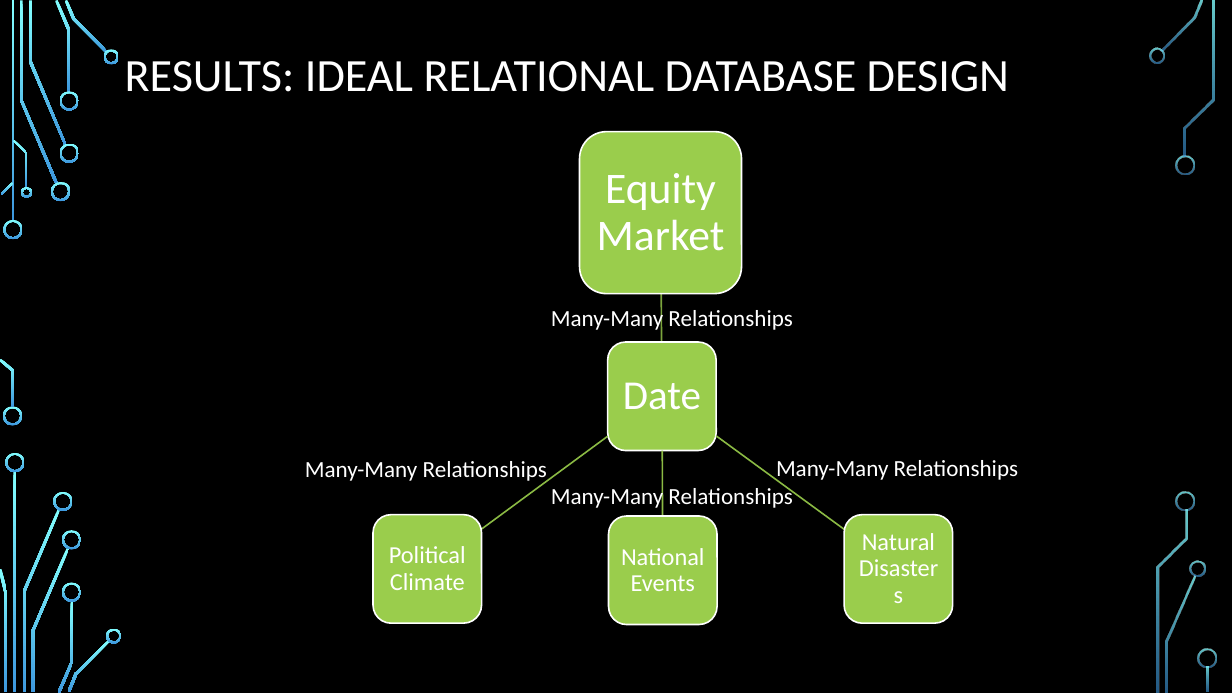
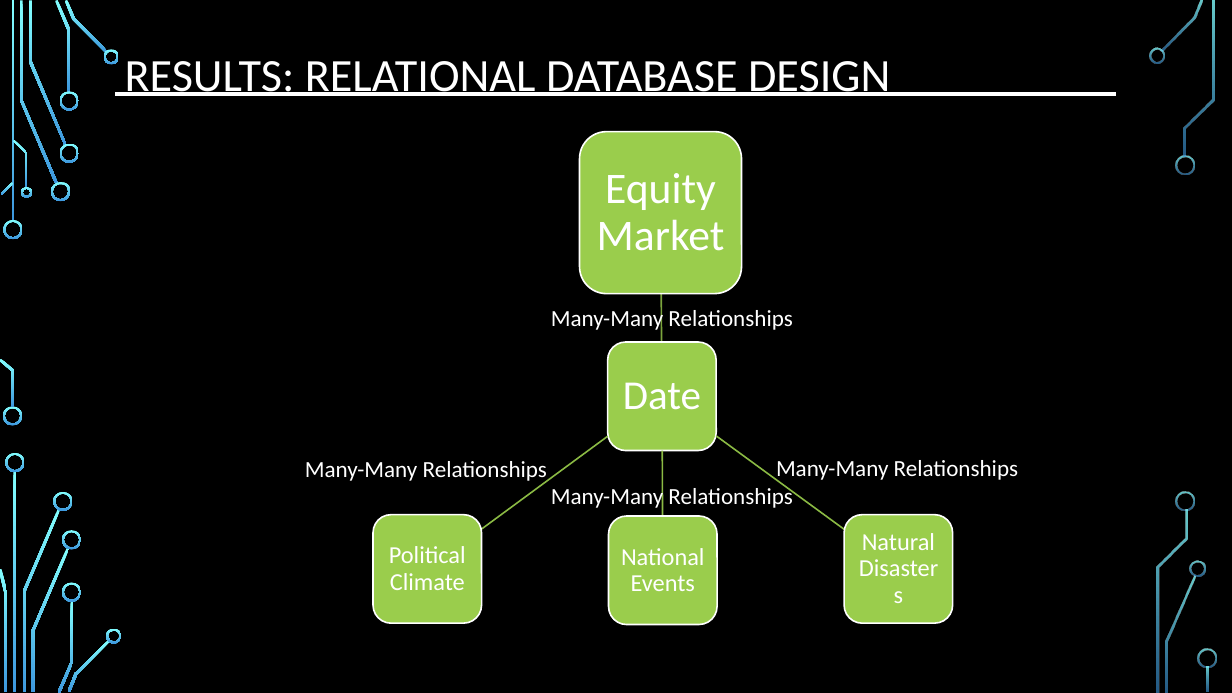
Before and after one commit to djserna/7330-Group-Project, a slide deck: slide 14 of Presentation/MSDS_7330_Group_Project_Presentation.pptx. Drawn at 1232x693 pixels with LibreOffice and Linux fonts; fonts in the diff are those of the drawing; background and template pictures are left out. Boxes give left, top, right and bottom in pixels: in the first picture for what was removed or moved away, otherwise in the second. Text is boxed around its words. In the diff, an @@ line names an element or a change of style, - is before the commit and + after.

Commit message:
Title and Graph Names Update

```diff
--- a/Presentation/MSDS_7330_Group_Project_Presentation.pptx
+++ b/Presentation/MSDS_7330_Group_Project_Presentation.pptx
@@ title at box(125, 61, 890, 96): text changed @@
-RESULTS: IDEAL RELATIONAL DATABASE DESIGN
+RESULTS: RELATIONAL DATABASE DESIGN
@@ line added from (116, 94) to (1116, 94), #FFFFFF 3 pt @@
```
Also in this commit, not shown: 12 other slides changed, 1 slide removed.
